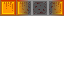
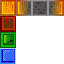
Layer changes from the first 64 x 64 image to the second:
added layer "Layer 6" above "Spawner left copy" over [0,16,16,32]
added layer "Layer 7" above "Layer 8" over [0,32,16,48]
added layer "Layer 8" above "Layer 0" over [0,48,16,64]
